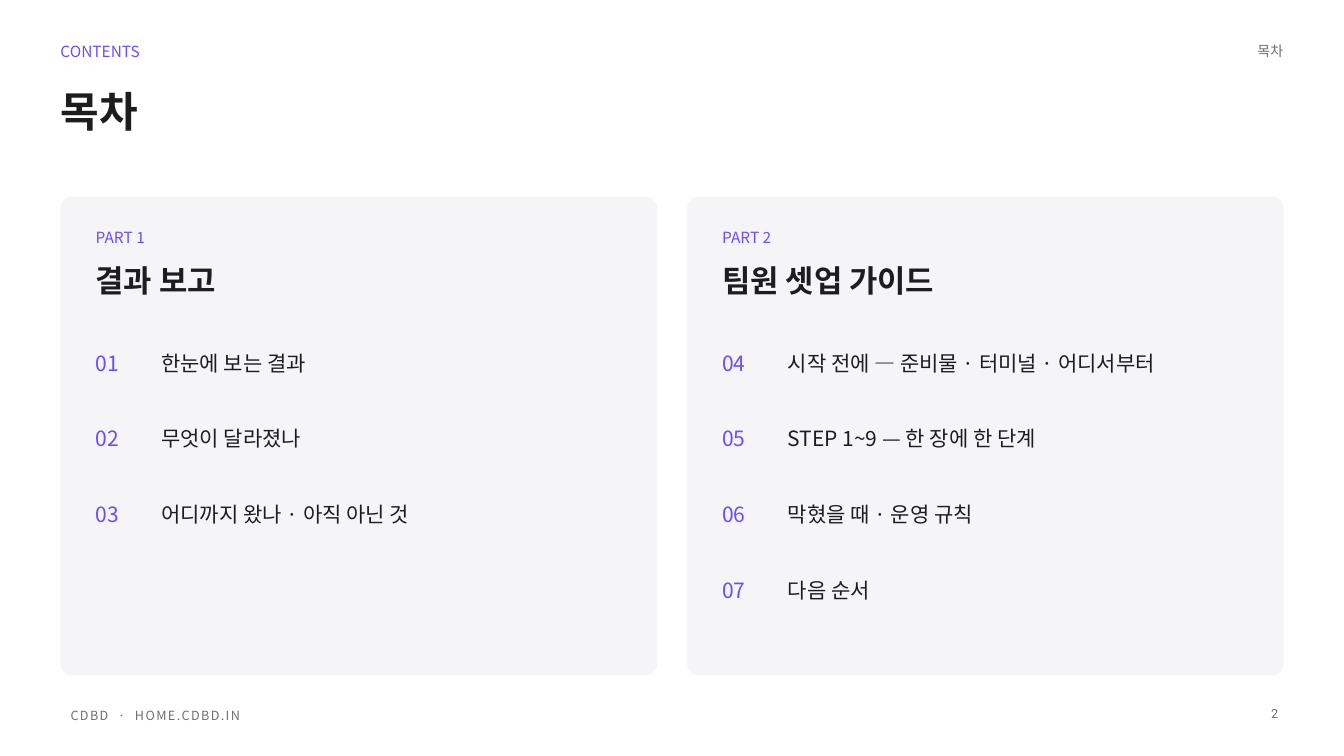
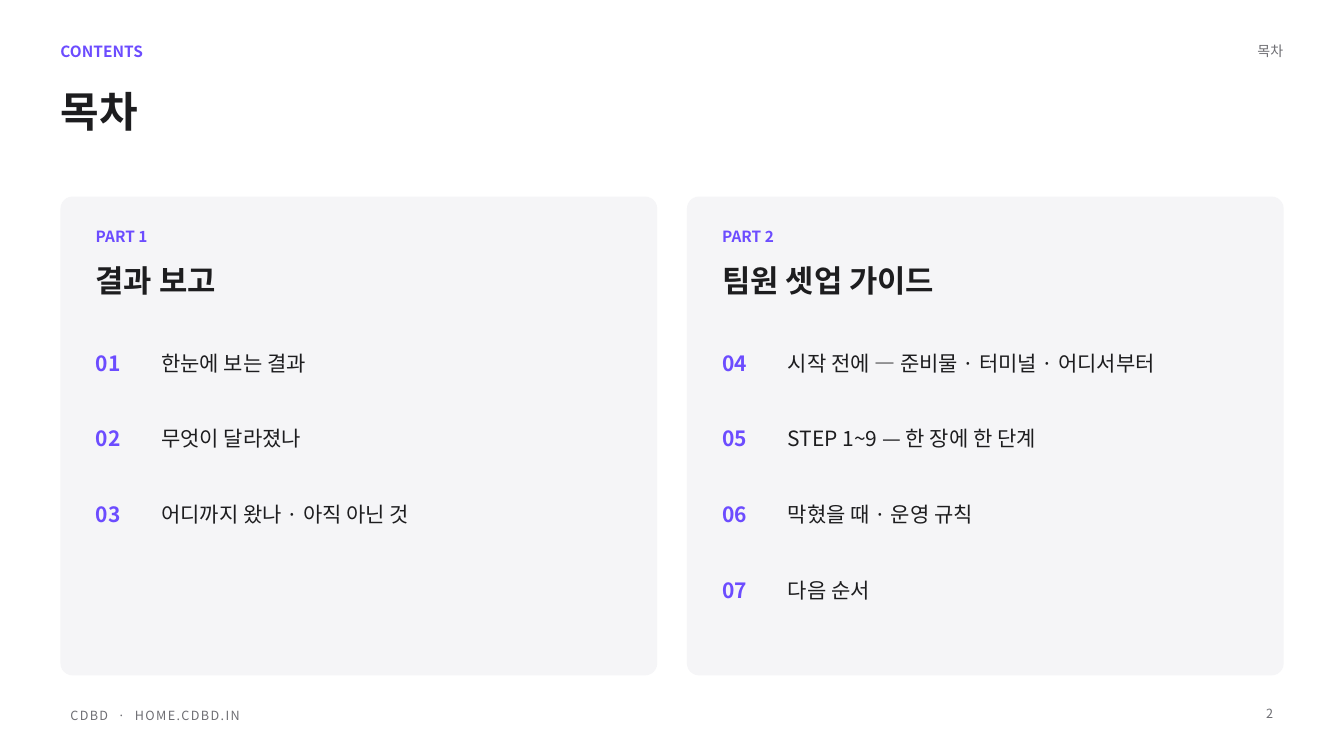
Before and after one commit to CdBd-in/design, a slide deck: slide 2 of _기능별 경로 가이드 — 결과 보고 발표 (2026-10-02).pptx. Drawn at 1344x756 pixels with LibreOffice and Linux fonts; fonts in the diff are those of the drawing. Boxes give left, top, right and bottom in pixels: in the first picture for what was removed or moved away, otherwise in the second. Text is boxed around its words. In the diff, an @@ line names an element or a change of style, - is before the commit and + after.

```diff
--- a/_기능별 경로 가이드 — 결과 보고 발표 (2026-10-02).pptx
+++ b/_기능별 경로 가이드 — 결과 보고 발표 (2026-10-02).pptx
@@ bold on in 10 elements at (x1=60, y1=45, x2=142, y2=57), (x1=96, y1=230, x2=147, y2=242), (x1=722, y1=230, x2=774, y2=242), (x1=96, y1=355, x2=121, y2=372), (x1=96, y1=430, x2=121, y2=447), (x1=96, y1=506, x2=121, y2=523), (x1=722, y1=355, x2=747, y2=372), (x1=722, y1=430, x2=747, y2=447), (x1=722, y1=506, x2=747, y2=523), (x1=722, y1=582, x2=747, y2=599) @@
@@ page number at (x1=1266, y1=708, x2=1273, y2=718): font Roboto to Noto Sans CJK KR @@
```
Also in this commit, not shown: 19 other slides changed, 2 slides added.
